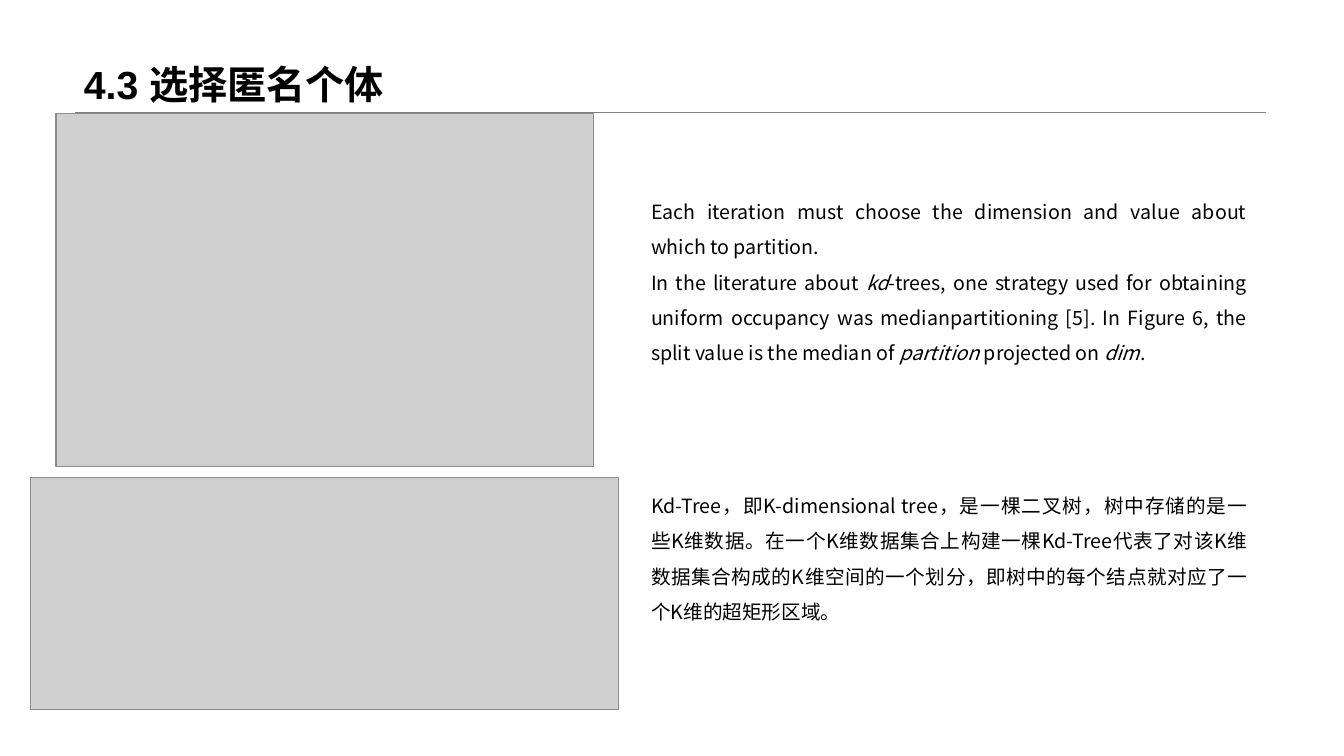
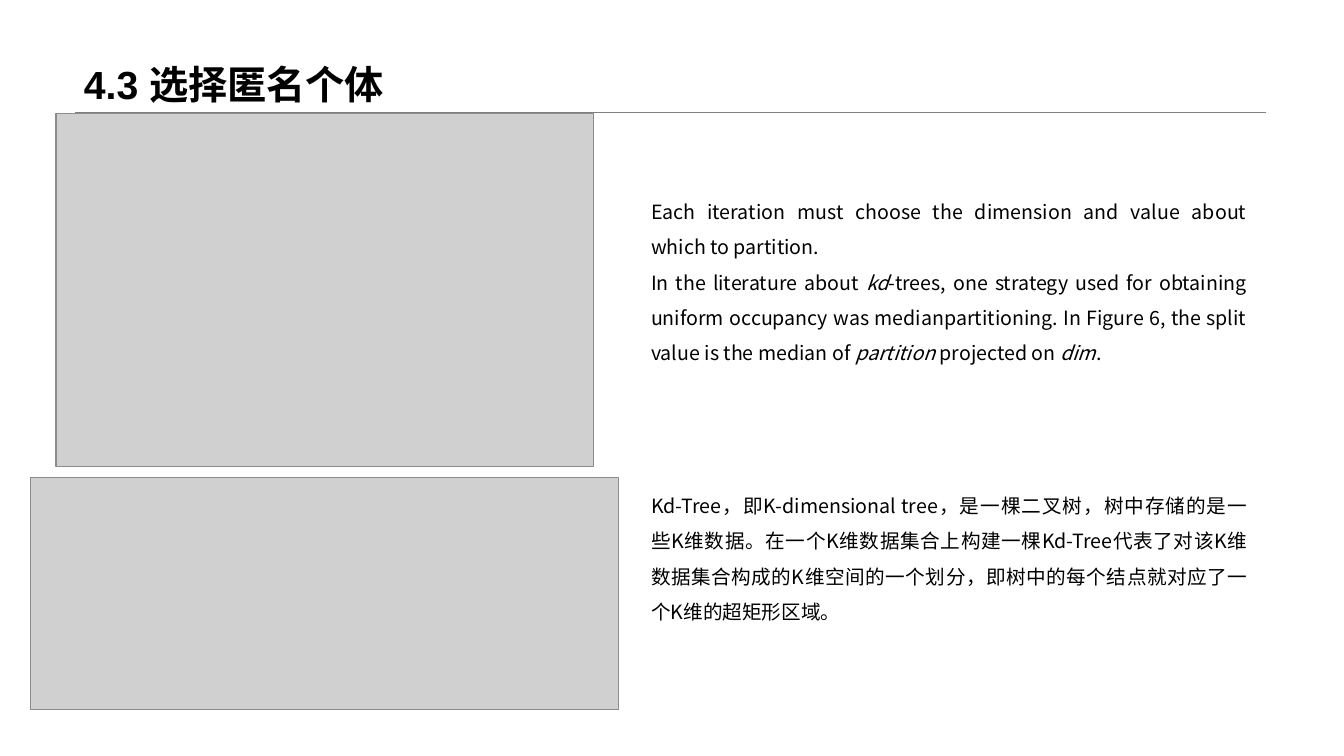
Before and after one commit to realRuiGuo/Miscellaneous, a slide deck: slide 27 of 研究生毕业设计/体系报告撰写/Cross-Bucket Generalization for Information and Privacy preservation.pptx. Drawn at 1344x756 pixels with LibreOffice and Linux fonts; fonts in the diff are those of the drawing; grey boxes stand for pictures. Boxes give left, top, right and bottom in pixels: in the first picture for what was removed or moved away, otherwise in the second. Text is boxed around its words. In the diff, an @@ line names an element or a change of style, - is before the commit and + after.

```diff
--- a/研究生毕业设计/体系报告撰写/Cross-Bucket Generalization for Information and Privacy preservation.pptx
+++ b/研究生毕业设计/体系报告撰写/Cross-Bucket Generalization for Information and Privacy preservation.pptx
@@ text at (651, 274, 1247, 365): text changed @@
-In the literature about kd-trees, one strategy used for obtaining uniform occupancy was medianpartitioning [5]. In Figure 6, the split value is the median of partition projected on dim.
+In the literature about kd-trees, one strategy used for obtaining uniform occupancy was medianpartitioning. In Figure 6, the split value is the median of partition projected on dim.
```
Also in this commit, not shown: 4 other slides changed, 3 other files.
